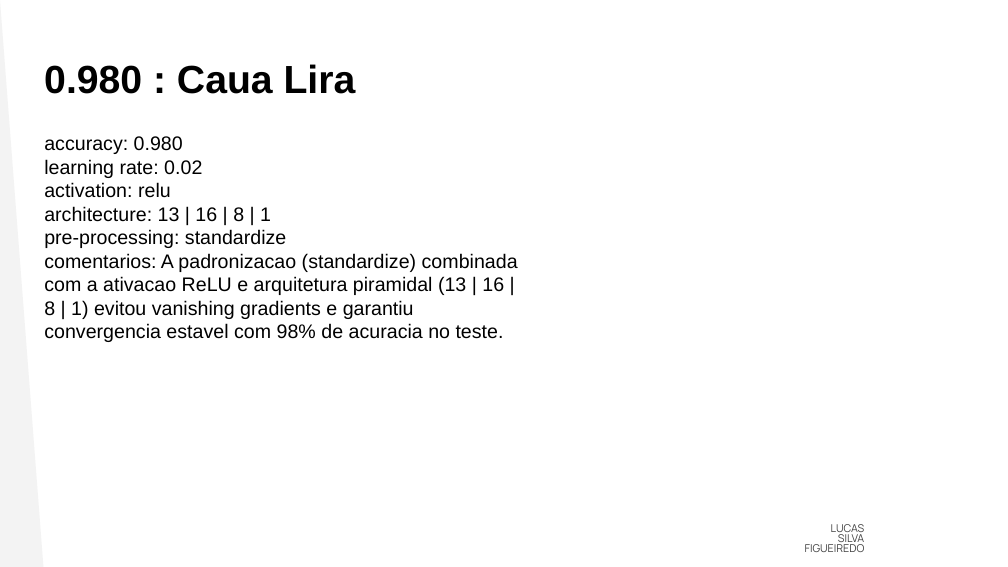
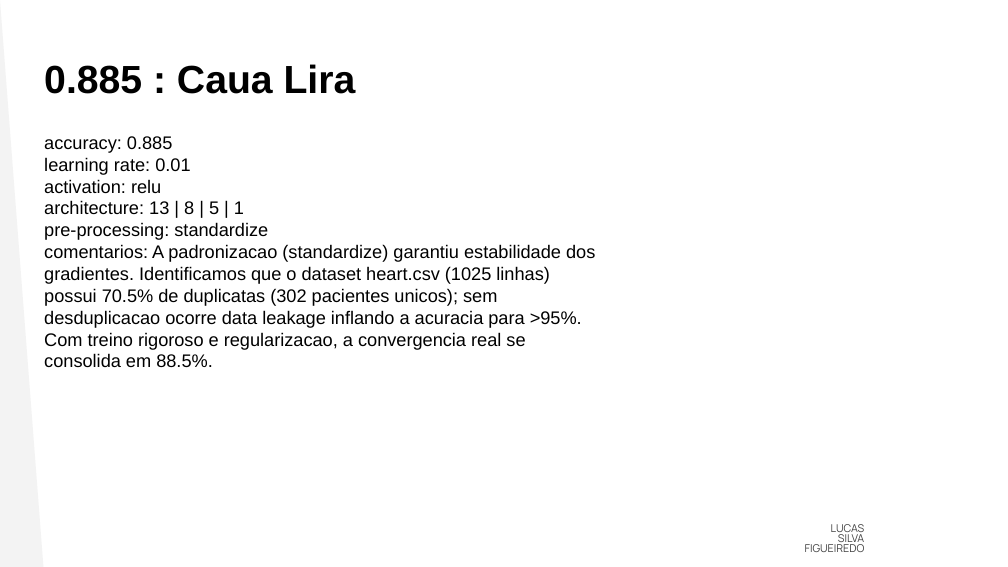
Before and after one commit to lira-labs/workspace, a slide deck: slide 49 of code/mlp_viewer/docs/AI4Good - Pratica - MLP.pptx. Drawn at 1008x567 pixels with LibreOffice and Linux fonts; fonts in the diff are those of the drawing; background and template pictures are left out. Boxes give left, top, right and bottom in pixels: in the first picture for what was removed or moved away, otherwise in the second. Text is boxed around its words. In the diff, an @@ line names an element or a change of style, - is before the commit and + after.

Commit message:
docs(mlp): finalize slide 49 with critical data leakage and generalization analysis

```diff
--- a/code/mlp_viewer/docs/AI4Good - Pratica - MLP.pptx
+++ b/code/mlp_viewer/docs/AI4Good - Pratica - MLP.pptx
@@ text at (x1=44, y1=64, x2=356, y2=94): text changed @@
-0.980 : Caua Lira
+0.885 : Caua Lira
@@ text at (x1=44, y1=136, x2=190, y2=175): text changed; size 14 to 13 pt @@
-accuracy: 0.980
-learning rate: 0.02
+accuracy: 0.885
+learning rate: 0.01
@@ text at (x1=44, y1=179, x2=268, y2=240): size 14 to 13 pt in "activation: relu", "pre-processing: standardize" @@
@@ text at (x1=44, y1=200, x2=244, y2=214): text changed; size 14 to 13 pt @@
-architecture: 13 | 16 | 8 | 1
+architecture: 13 | 8 | 5 | 1
@@ text at (x1=44, y1=244, x2=595, y2=367): text changed; size 14 to 13 pt @@
-comentarios: A padronizacao (standardize) combinada com a ativacao ReLU e arquitetura piramidal (13 | 16 | 8 | 1) evitou vanishing gradients e garantiu convergencia estavel com 98% de acuracia no teste.
+comentarios: A padronizacao (standardize) garantiu estabilidade dos gradientes. Identificamos que o dataset heart.csv (1025 linhas) possui 70.5% de duplicatas (302 pacientes unicos); sem desduplicacao ocorre data leakage inflando a acuracia para >95%. Com treino rigoroso e regularizacao, a convergencia real se consolida em 88.5%.
```
Also in this commit, not shown: 1 other file.
